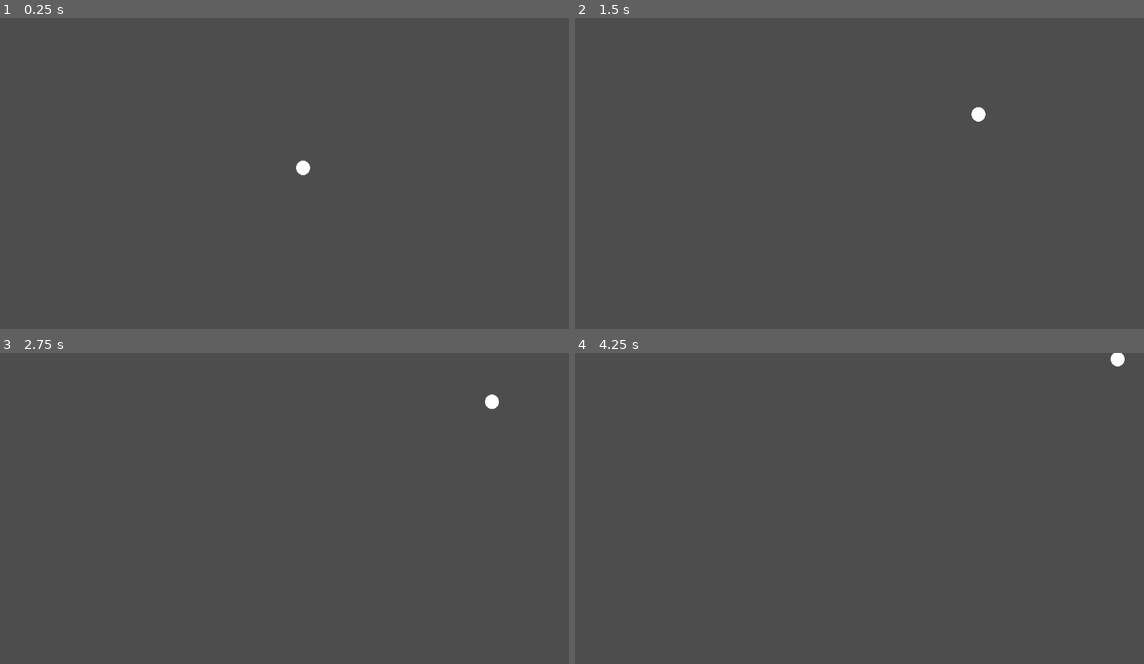
Above: before the commit, frames 1-4 (two rows, left to right).
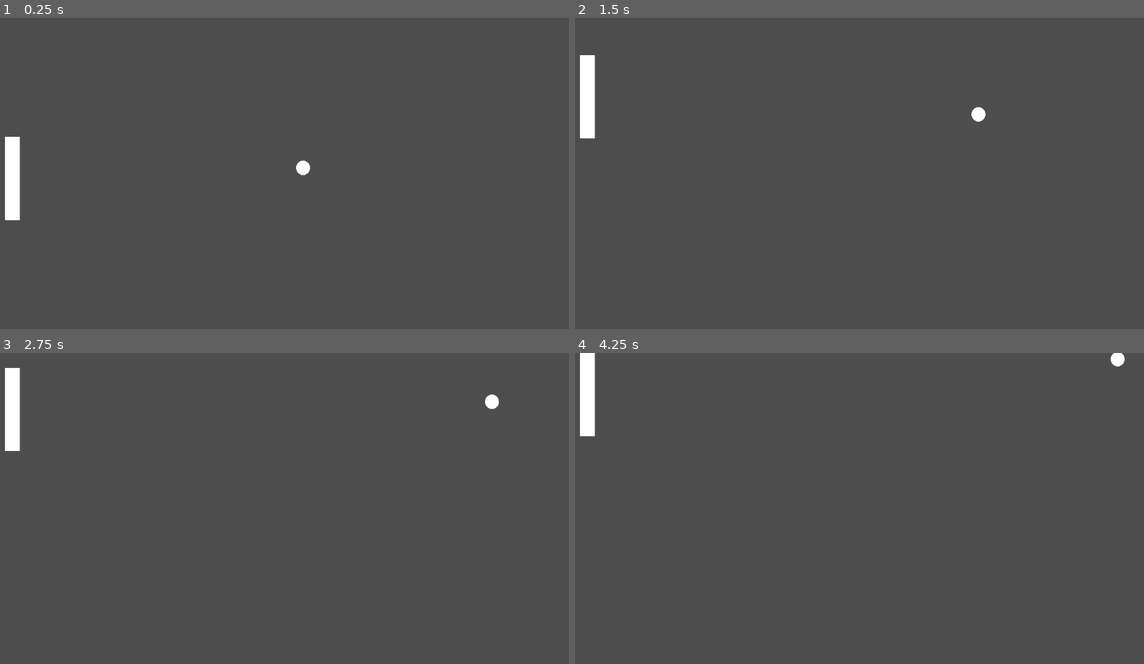
Above: after the commit, the same moments.

Repository: adrianofelix019/pong-clone
Game: Godot game, scene res://scenes/main.tscn
Two runs of this game, one before a commit and one after it. Both use one fixed random seed, a clock stepped at 60 frames per second and the inputs below.
Inputs:
- Up to frame 1 (0.25 s): no input
- Up to frame 2 (1.5 s): hold W (up, bound only after the commit) 0.53-1.28 s; hold S (down, bound only after the commit) from 1.28 s (still down)
- Up to frame 3 (2.75 s): release S (down, bound only after the commit) at 2.03 s; hold W (up, bound only after the commit) from 2.03 s (still down)
- Up to frame 4 (4.25 s): release W (up, bound only after the commit) at 3.53 s; hold S (down, bound only after the commit) from 3.53 s (still down)

The runs differ from the first frame. In frame 1, 0.7% of the frame differs, in the area x 0-4%, y 38-66%; in frame 2, 0.7%; in frame 3, 0.7%; in frame 4, 0.7%.

Commit message:
feat: create player

Diff:
--- a/project.godot
+++ b/project.godot
@@ -14,3 +14,18 @@
 run/main_scene="uid://bq0eu4ihy7sci"
 config/features=PackedStringArray("4.5", "Forward Plus")
 config/icon="res://icon.svg"
+
+[input]
+
+up={
+"deadzone": 0.2,
+"events": [Object(InputEventKey,"resource_local_to_scene":false,"resource_name":"","device":-1,"window_id":0,"alt_pressed":false,"shift_pressed":false,"ctrl_pressed":false,"meta_pressed":false,"pressed":false,"keycode":0,"physical_keycode":87,"key_label":0,"unicode":119,"location":0,"echo":false,"script":null)
+, Object(InputEventKey,"resource_local_to_scene":false,"resource_name":"","device":-1,"window_id":0,"alt_pressed":false,"shift_pressed":false,"ctrl_pressed":false,"meta_pressed":false,"pressed":false,"keycode":0,"physical_keycode":4194320,"key_label":0,"unicode":0,"location":0,"echo":false,"script":null)
+]
+}
+down={
+"deadzone": 0.2,
+"events": [Object(InputEventKey,"resource_local_to_scene":false,"resource_name":"","device":-1,"window_id":0,"alt_pressed":false,"shift_pressed":false,"ctrl_pressed":false,"meta_pressed":false,"pressed":false,"keycode":0,"physical_keycode":83,"key_label":0,"unicode":115,"location":0,"echo":false,"script":null)
+, Object(InputEventKey,"resource_local_to_scene":false,"resource_name":"","device":-1,"window_id":0,"alt_pressed":false,"shift_pressed":false,"ctrl_pressed":false,"meta_pressed":false,"pressed":false,"keycode":0,"physical_keycode":4194322,"key_label":0,"unicode":0,"location":0,"echo":false,"script":null)
+]
+}
--- a/scenes/main.tscn
+++ b/scenes/main.tscn
@@ -7,12 +7,6 @@
 
 [sub_resource type="RectangleShape2D" id="RectangleShape2D_0wfyh"]
 size = Vector2(1152, 19.5)
-
-[sub_resource type="RectangleShape2D" id="RectangleShape2D_sugp2"]
-size = Vector2(20, 648)
-
-[sub_resource type="RectangleShape2D" id="RectangleShape2D_jyhfs"]
-size = Vector2(20, 648)
 
 [node name="Main" type="Node2D"]
 script = ExtResource("1_o5qli")
@@ -28,15 +22,3 @@
 [node name="CollisionShape2D" type="CollisionShape2D" parent="Bottom"]
 position = Vector2(576, 657.25)
 shape = SubResource("RectangleShape2D_0wfyh")
-
-[node name="Right" type="Area2D" parent="." groups=["walls"]]
-
-[node name="CollisionShape2D" type="CollisionShape2D" parent="Right"]
-position = Vector2(-10, 324)
-shape = SubResource("RectangleShape2D_sugp2")
-
-[node name="Left" type="Area2D" parent="." groups=["walls"]]
-
-[node name="CollisionShape2D" type="CollisionShape2D" parent="Left"]
-position = Vector2(1162, 324)
-shape = SubResource("RectangleShape2D_jyhfs")
--- /dev/null
+++ b/scenes/player.tscn
@@ -0,0 +1,19 @@
+[gd_scene load_steps=4 format=3 uid="uid://bx6ri20oxqoqb"]
+
+[ext_resource type="Texture2D" uid="uid://bjk7b2nhhaoxb" path="res://assets/player.png" id="1_3vyb7"]
+[ext_resource type="Script" uid="uid://ce4tbbgln8xvh" path="res://scripts/player.gd" id="1_g2els"]
+
+[sub_resource type="RectangleShape2D" id="RectangleShape2D_g2els"]
+size = Vector2(30, 168)
+
+[node name="Player" type="CharacterBody2D"]
+script = ExtResource("1_g2els")
+
+[node name="Sprite2D" type="Sprite2D" parent="."]
+texture_filter = 1
+scale = Vector2(4.25, 6)
+texture = ExtResource("1_3vyb7")
+
+[node name="CollisionShape2D" type="CollisionShape2D" parent="."]
+position = Vector2(2, 0)
+shape = SubResource("RectangleShape2D_g2els")
--- a/scripts/main.gd
+++ b/scripts/main.gd
@@ -5,3 +5,12 @@
 	var ball_scene = preload("res://scenes/ball.tscn")
 	var ball = ball_scene.instantiate()
 	add_child(ball)
+	add_player_to_scene()
+
+
+func add_player_to_scene():
+	var player_scene = preload("res://scenes/player.tscn")
+	var player = player_scene.instantiate()
+	player.position.x = 30.0
+	player.position.y = get_viewport_rect().size.y / 2
+	add_child(player)
--- /dev/null
+++ b/scripts/player.gd
@@ -0,0 +1,16 @@
+extends CharacterBody2D
+
+
+var speed := 300.0
+
+
+func _physics_process(_delta: float) -> void:
+	var direction := 0.0
+
+	if Input.is_action_pressed("up"):
+		direction = -1.0
+	if Input.is_action_pressed("down"):
+		direction = 1.0
+
+	velocity.y = direction * speed
+	move_and_slide()
Binary file added: assets/player.png
Not shown, added: assets/player.png.import
Not shown: 1 places in scenes/main.tscn that only renumber resources
Not shown, added: scripts/player.gd.uid
